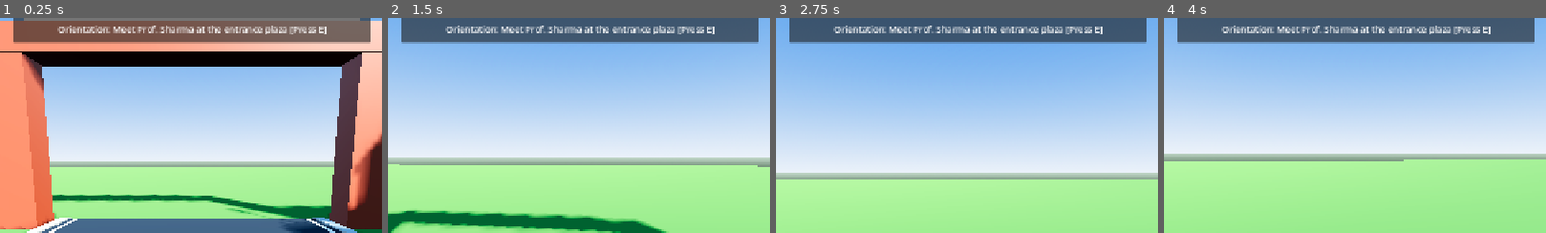
Above: before the commit, frames 1-4 (left to right).
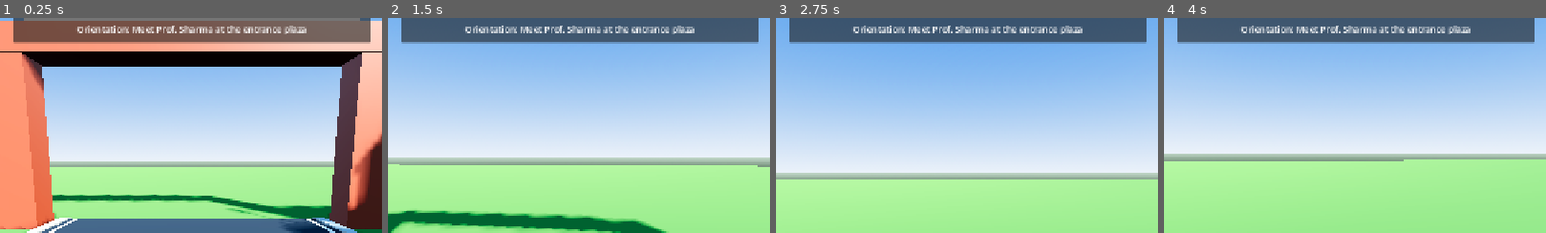
Above: after the commit, the same moments.

Repository: kriss2012/VirtualSpaceIMRD
Game: Godot game, scene res://scenes/campus.tscn
Two runs of this game, one before a commit and one after it. Both use one fixed random seed, a clock stepped at 60 frames per second and the inputs below. This scene is started directly instead of the project's main scene.
Inputs (mouse positions are % of the whole screen's width and height, from its top left):
- Up to frame 1 (0.25 s): no input
- Up to frame 2 (1.5 s): tap E (interact) at 0.5 s; move the mouse to (55, 50) at 0.52 s; hold E (interact) 0.53-1.28 s; hold W (move_forward) from 0.53 s (still down); tap Space (jump) at 0.77 s; move the mouse to (45, 50) at 1.27 s; tap Shift (sprint) at 1.35 s
- Up to frame 3 (2.75 s): keep holding W (move_forward); tap Space (jump) at 1.52 s; tap E (interact) at 2 s; move the mouse to (52, 48) at 2.02 s; hold E (interact) from 2.03 s (still down)
- Up to frame 4 (4 s): keep holding W (move_forward); move the mouse to (49, 52) at 2.77 s; release E (interact) at 2.78 s; tap Shift (sprint) at 2.85 s; tap Space (jump) at 3.02, 3.77 s; tap E (interact) at 3.5 s; move the mouse to (57, 51) at 3.52 s; hold E (interact) from 3.53 s (still down)
The pictures show only the part of the screen within x 25-75%, y 4-54%; the shares and areas given below are measured in that part.

The runs differ from the first frame. In frame 1, 1.5% of the frame differs, in the area x 15-86%, y 3-8%; in frame 2, 1.6%; in frame 3, 1.6%; in frame 4, 1.6%.
Error after the commit: Parse Error: Identifier "_on_settings_pressed" not declared in the current scope. (res://scripts/ui_manager.gd:58)

Commit message:
Update ui_manager.gd

Diff:
--- a/game/scripts/ui_manager.gd
+++ b/game/scripts/ui_manager.gd
@@ -16,11 +16,12 @@
 
 # Pause Menu
 @onready var pause_menu: Control = $PauseMenu
-@onready var resume_button: Button = $PauseMenu/Center/Panel/VBox/ResumeButton
-@onready var save_button: Button = $PauseMenu/Center/Panel/VBox/SaveButton
-@onready var load_button: Button = $PauseMenu/Center/Panel/VBox/LoadButton
-@onready var menu_button: Button = $PauseMenu/Center/Panel/VBox/MenuButton
-@onready var quit_button: Button = $PauseMenu/Center/Panel/VBox/QuitButton
+@onready var resume_button: Button = find_child("ResumeButton", true, false) as Button
+@onready var save_button: Button = find_child("SaveButton", true, false) as Button
+@onready var load_button: Button = find_child("LoadButton", true, false) as Button
+@onready var settings_button: Button = find_child("SettingsButton", true, false) as Button
+@onready var menu_button: Button = find_child("MenuButton", true, false) as Button
+@onready var quit_button: Button = find_child("QuitButton", true, false) as Button
 
 var current_dialogue_lines: Array = []
 var dialogue_index: int = 0
@@ -41,13 +42,20 @@
 	dialogue_panel.visible = false
 	pause_menu.visible = false
 
-	# Connect Pause Menu Buttons
+	# Connect Pause Menu Buttons & Audio
+	var btns = [resume_button, save_button, load_button, settings_button, menu_button, quit_button, next_button]
+	for b in btns:
+		if b:
+			b.mouse_entered.connect(func(): GameManager.play_ui_sound("hover"))
+
 	if resume_button:
 		resume_button.pressed.connect(_on_resume_pressed)
 	if save_button:
 		save_button.pressed.connect(_on_save_pressed)
 	if load_button:
 		load_button.pressed.connect(_on_load_pressed)
+	if settings_button:
+		settings_button.pressed.connect(_on_settings_pressed)
 	if menu_button:
 		menu_button.pressed.connect(_on_menu_pressed)
 	if quit_button:
